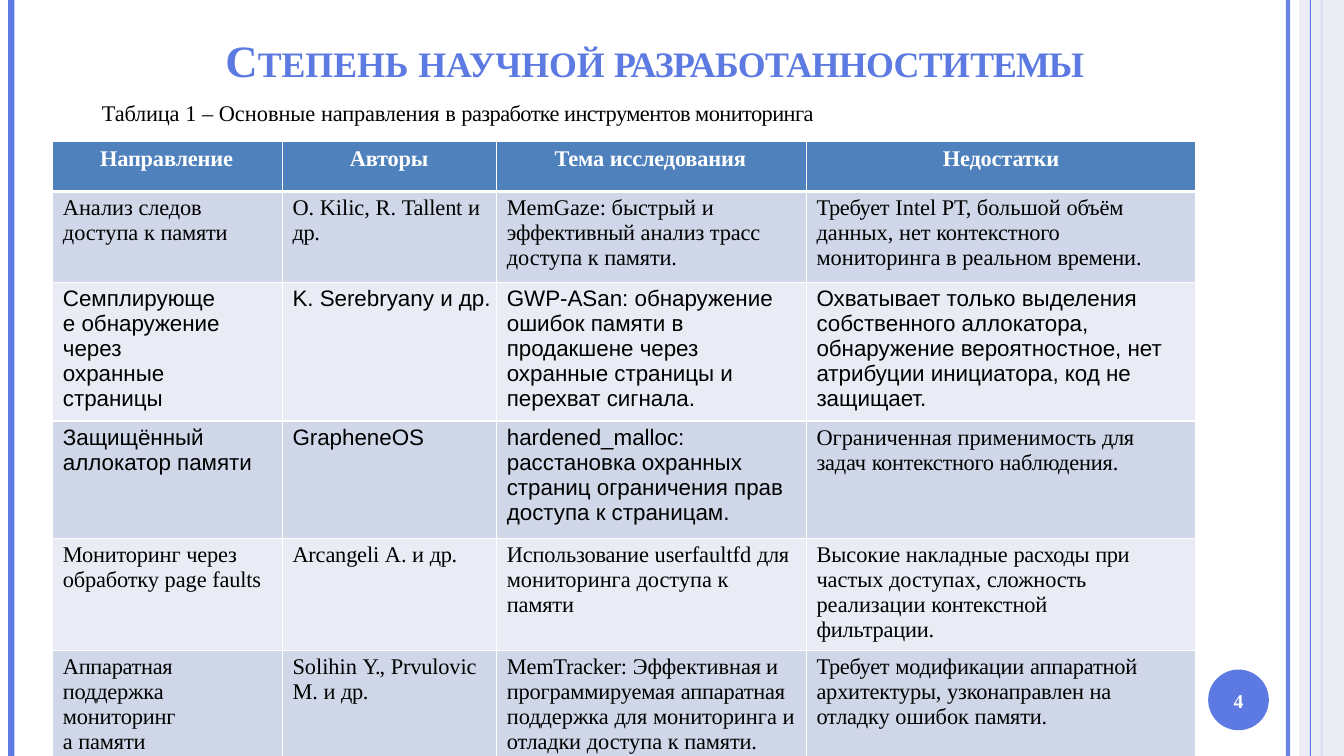
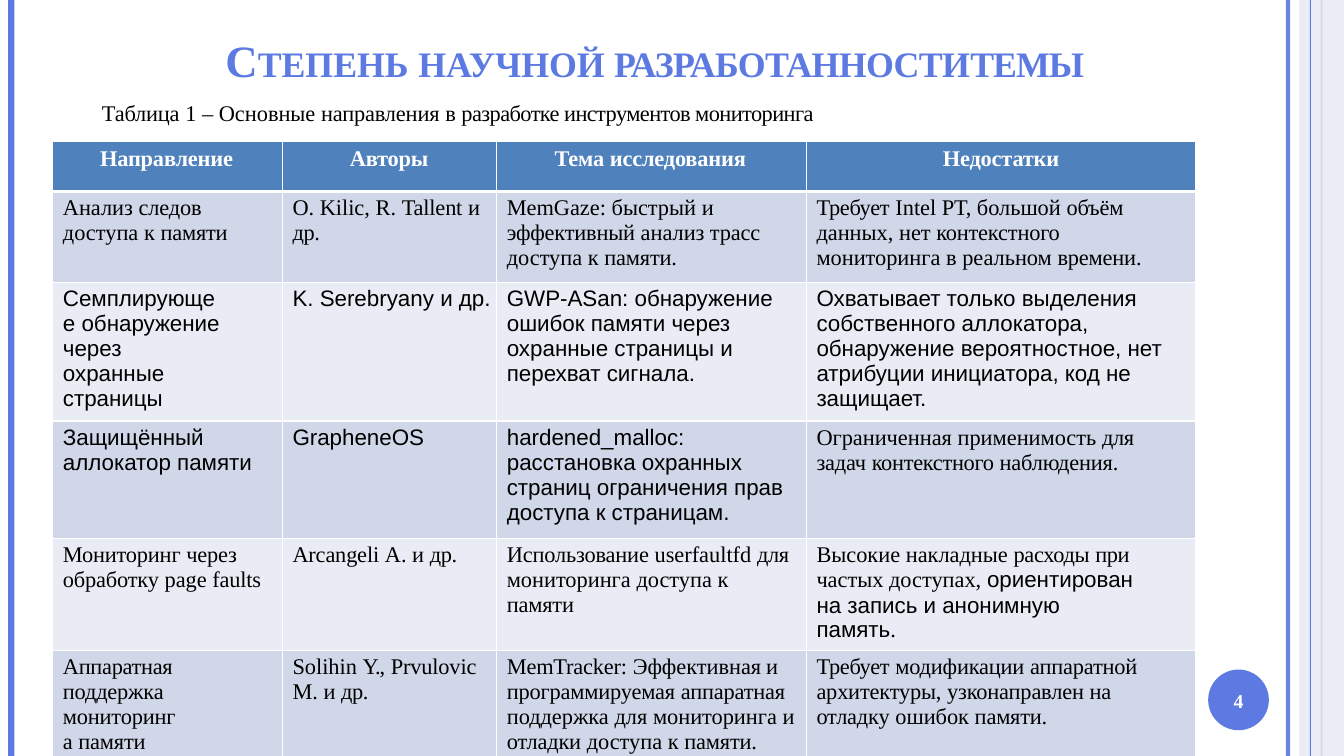
Before and after one commit to HotHeadd/nir_mephi, a slide deck: slide 4 of part2/Презентация.pptx. Drawn at 1344x756 pixels with LibreOffice and Linux fonts; fonts in the diff are those of the drawing; background and template pictures are left out. Boxes give left, top, right and bottom in pixels: in the first picture for what was removed or moved away, otherwise in the second. Text is boxed around its words. In the diff, an @@ line names an element or a change of style, - is before the commit and + after.

```diff
--- a/part2/Презентация.pptx
+++ b/part2/Презентация.pptx
@@ table at [52, 142, 1197, 756] @@
-row 3, column 3: GWP-ASan: обнаружение ошибок памяти в продакшене через охранные страницы и перехват сигнала.
+row 3, column 3: GWP-ASan: обнаружение ошибок памяти через охранные страницы и перехват сигнала.
-row 5, column 4: Высокие накладные расходы при частых доступах, сложность / реализации контекстной фильтрации.
+row 5, column 4: Высокие накладные расходы при частых доступах, ориентирован на запись и анонимную память.
```
Also in this commit, not shown: 7 other slides changed, 4 other files.
